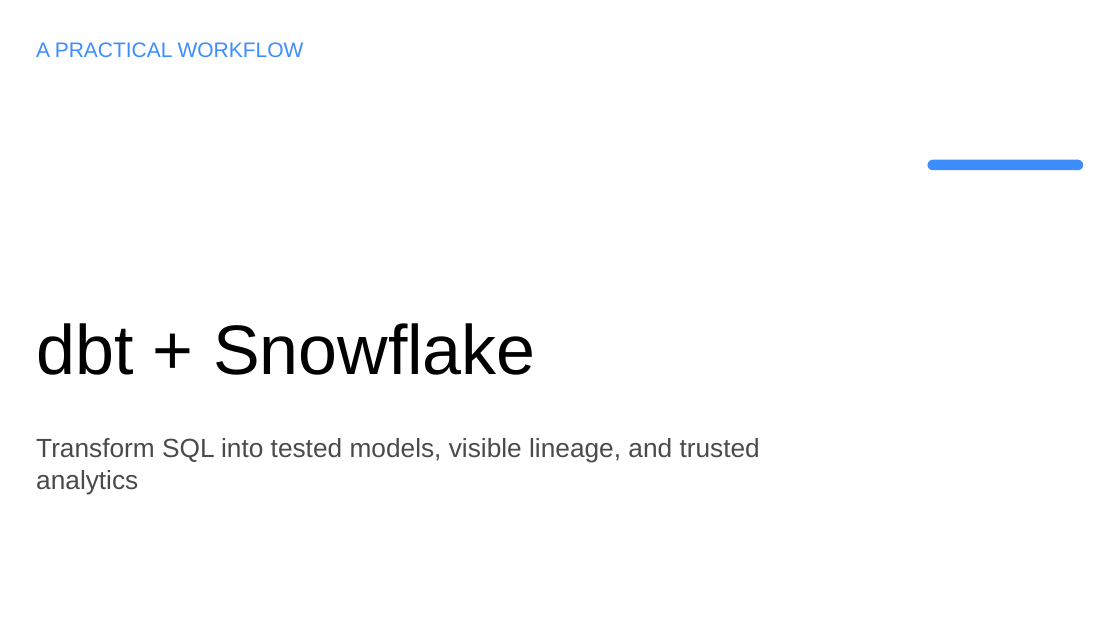
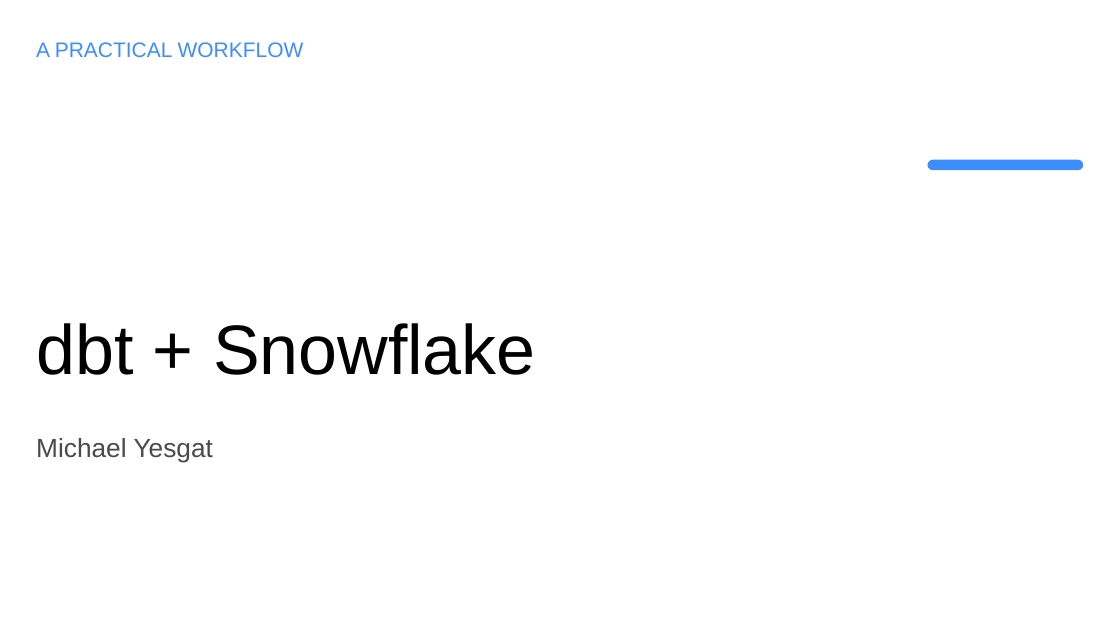
Before and after one commit to MichaelYesgat/PySpark_Class_Exercise_Michael_Yesgat, a slide deck: slide 1 of dbt Presentation/dbt_snowflake_intro_presentation.pptx. Drawn at 1120x630 pixels with LibreOffice and Linux fonts; fonts in the diff are those of the drawing. Boxes give left, top, right and bottom in pixels: in the first picture for what was removed or moved away, otherwise in the second. Text is boxed around its words. In the diff, an @@ line names an element or a change of style, - is before the commit and + after.

Commit message:
update

```diff
--- a/dbt Presentation/dbt_snowflake_intro_presentation.pptx
+++ b/dbt Presentation/dbt_snowflake_intro_presentation.pptx
@@ text at box(36, 438, 213, 463): text changed @@
-Transform SQL into tested models, visible lineage, and trusted analytics
+Michael Yesgat
```
